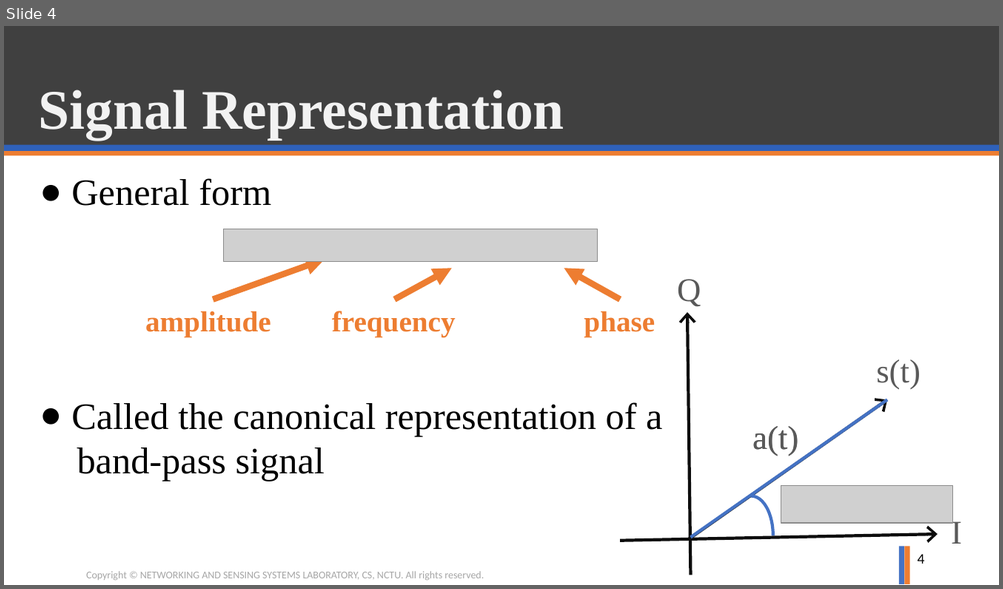
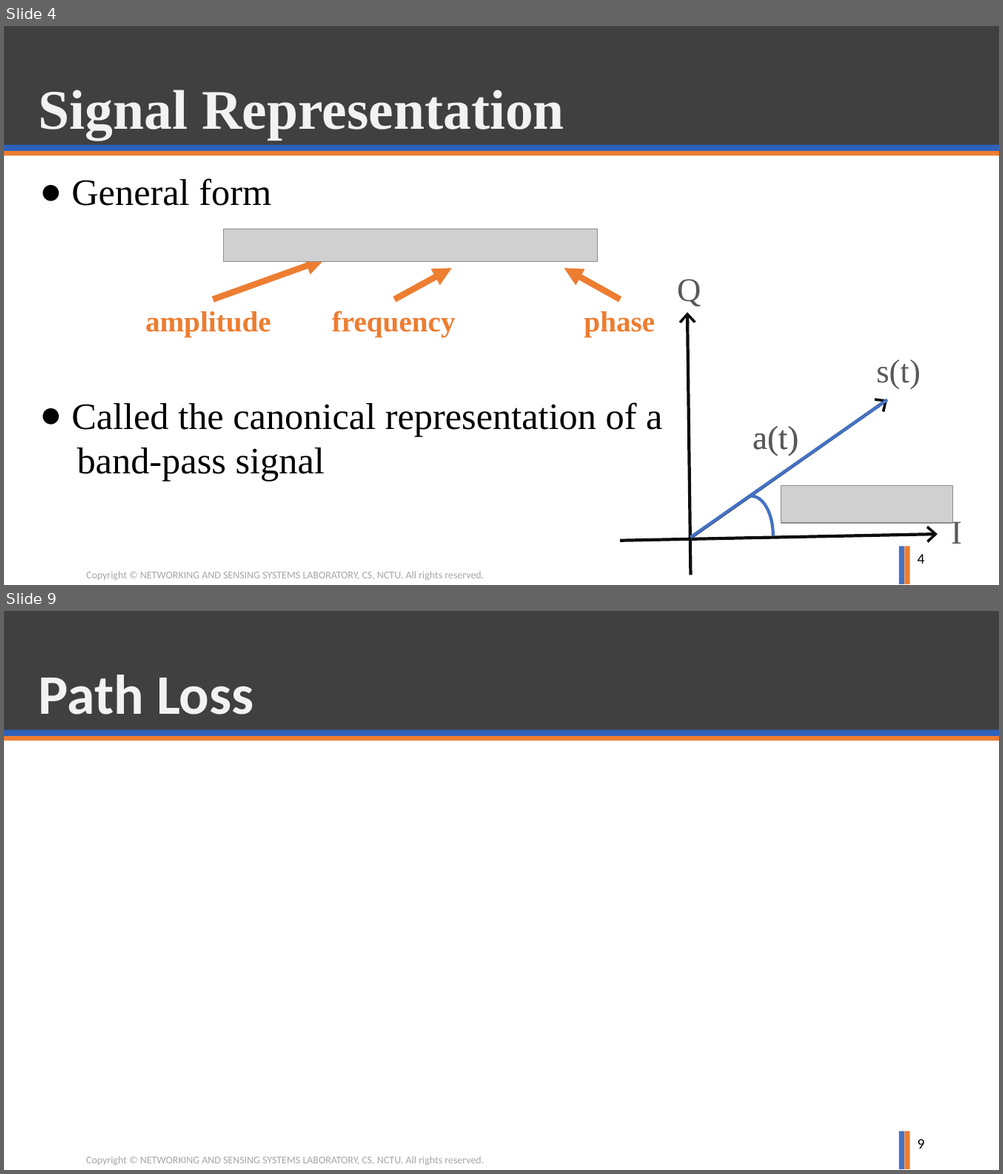
Before and after one commit to ghostkingwilly/Signal_Training_Freshman, a slide deck: Freshman_Training.pptx. Shown one above the other, each under a label of ours: slide 4 before the commit, slides 4 and 9 after it; the slides between them are not shown. The pictures are 1003x589 and 1003x1174 pixels, drawn with LibreOffice and Linux fonts; fonts in the diff are those of the drawing; grey boxes stand for pictures; background and template pictures are left out. Boxes give left, top, right and bottom in pixels: in the first picture for what was removed or moved away, otherwise in the second. Text is boxed around its words. In the diff, an @@ line names an element or a change of style, - is before the commit and + after.

```diff
--- a/Freshman_Training.pptx
+++ b/Freshman_Training.pptx
@@ slide 9 added at bbox=[4, 611, 999, 1170], background #FFFFFF; not listed: 6 template elements that a slide beside it also shows @@
@@ title added at bbox=[39, 675, 254, 715], 54 pt, text #F2F2F2, bold @@
+Path Loss
@@ page number added at bbox=[917, 1139, 925, 1149], 14 pt, text #000000 @@
+9
```
Also in this commit, not shown: 4 other slides added, 1 slide removed.
